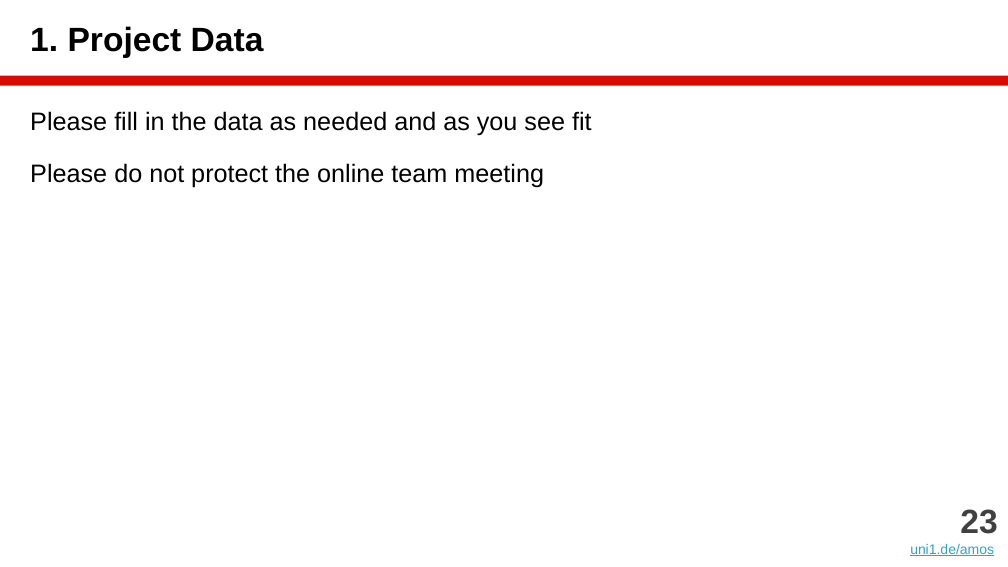
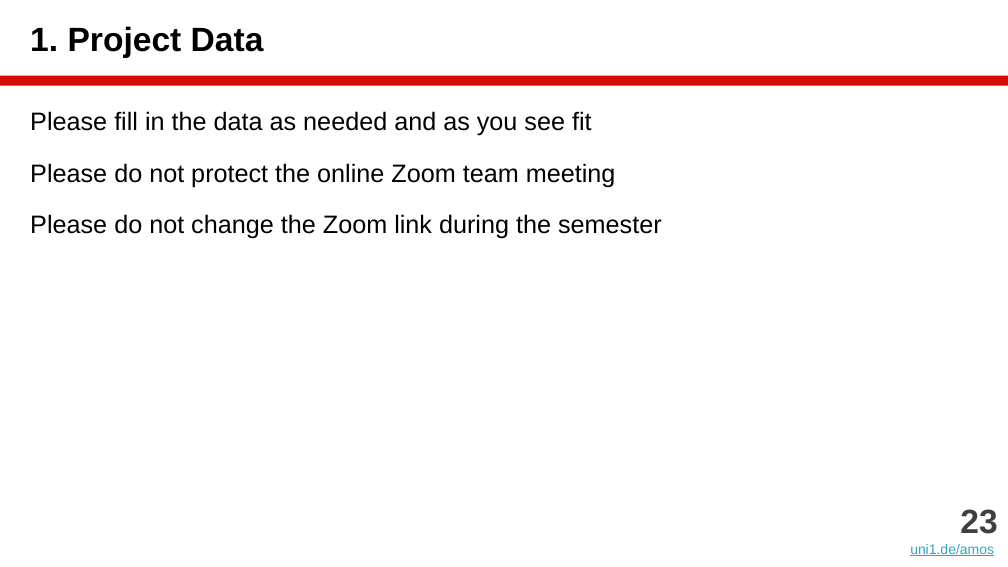
Before and after one commit to dirkriehle/amos-course, a slide deck: slide 23 of Lecture slides/AMOS B01 - Team and Tools.pptx. Drawn at 1008x567 pixels with LibreOffice and Linux fonts; fonts in the diff are those of the drawing. Boxes give left, top, right and bottom in pixels: in the first picture for what was removed or moved away, otherwise in the second. Text is boxed around its words. In the diff, an @@ line names an element or a change of style, - is before the commit and + after.

```diff
--- a/Lecture slides/AMOS B01 - Team and Tools.pptx
+++ b/Lecture slides/AMOS B01 - Team and Tools.pptx
@@ text at <box>30,163,662,239</box>: text changed @@
-Please do not protect the online team meeting
+Please do not protect the online Zoom team meeting
+Please do not change the Zoom link during the semester
```
Also in this commit, not shown: 4 other slides changed, 15 other files.
